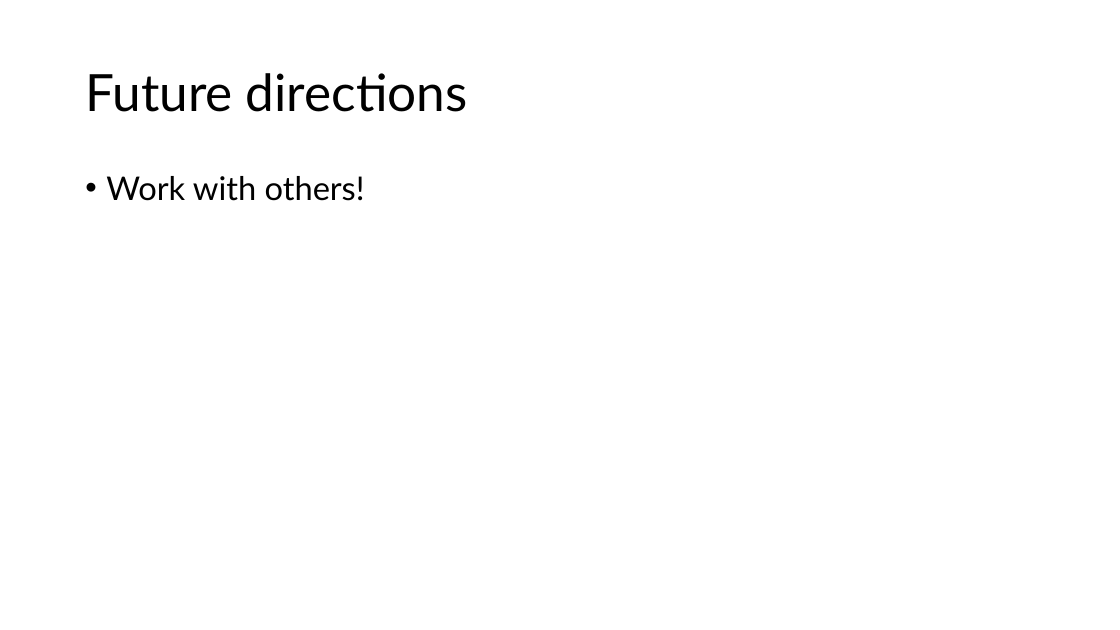
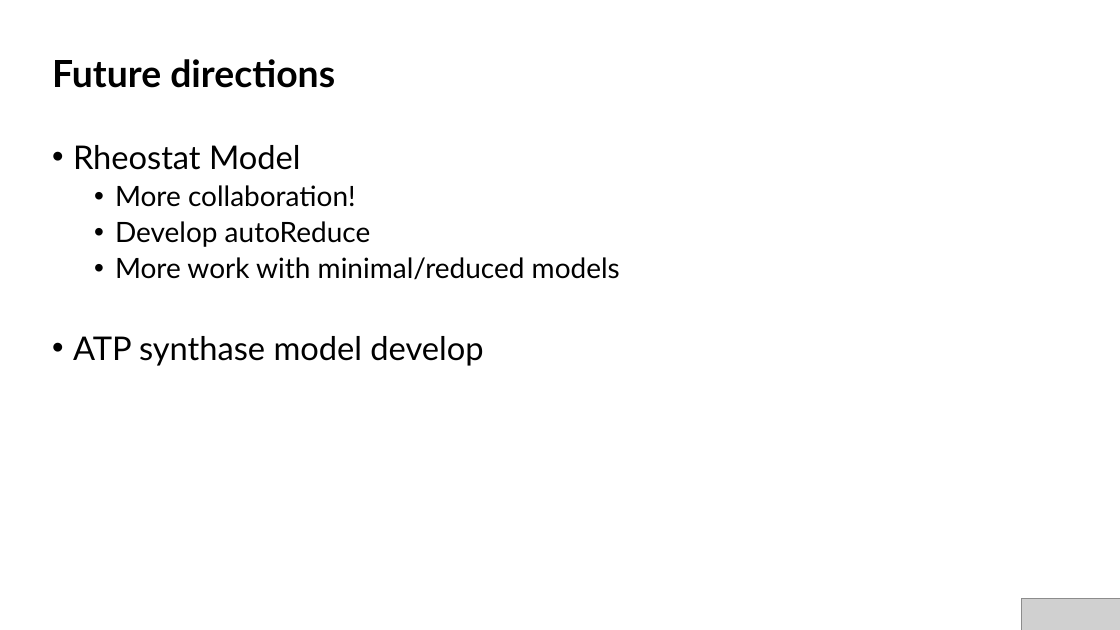
Before and after one commit to AnkitaRoychoudhury/ug_murray, a slide deck: slide 17 of miscellaneous/presentations/20200715_syncell_mtg.pptx (slide 13 before the commit). Drawn at 1120x630 pixels with LibreOffice and Linux fonts; fonts in the diff are those of the drawing; grey boxes stand for pictures. Boxes give left, top, right and bottom in pixels: in the first picture for what was removed or moved away, otherwise in the second. Text is boxed around its words. In the diff, an @@ line names an element or a change of style, - is before the commit and + after.

```diff
--- a/miscellaneous/presentations/20200715_syncell_mtg.pptx
+++ b/miscellaneous/presentations/20200715_syncell_mtg.pptx
@@ title "Future directions": place and size @@
-title "Future directions" at (85,73,468,112)
+title "Future directions" at (52,59,335,88)
@@ title "Future directions" at (52,59,335,88): size 44 to 32 pt, bold on @@
@@ text at (73,145,620,366): text changed; size 28 to 24 pt @@
-• Work with others!
+• Rheostat Model
+  • More collaboration!
+  • Develop autoReduce
+  • More work with minimal/reduced models
+• ATP synthase model develop
@@ picture added at (1022,598,1120,630) @@
```
Also in this commit, not shown: 7 other slides changed, 6 slides added, 2 slides removed, 27 other files.
